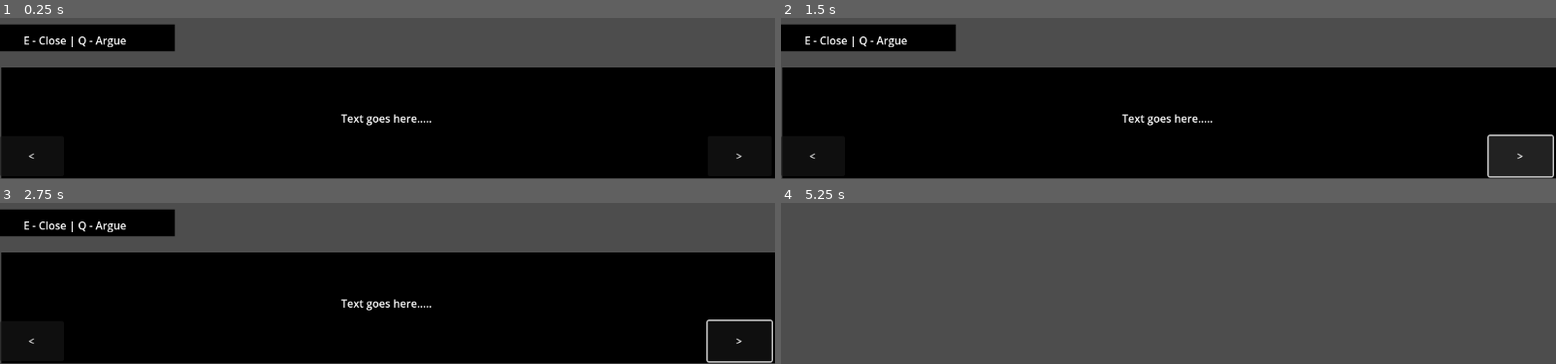
Above: before the commit, frames 1-4 (two rows, left to right).
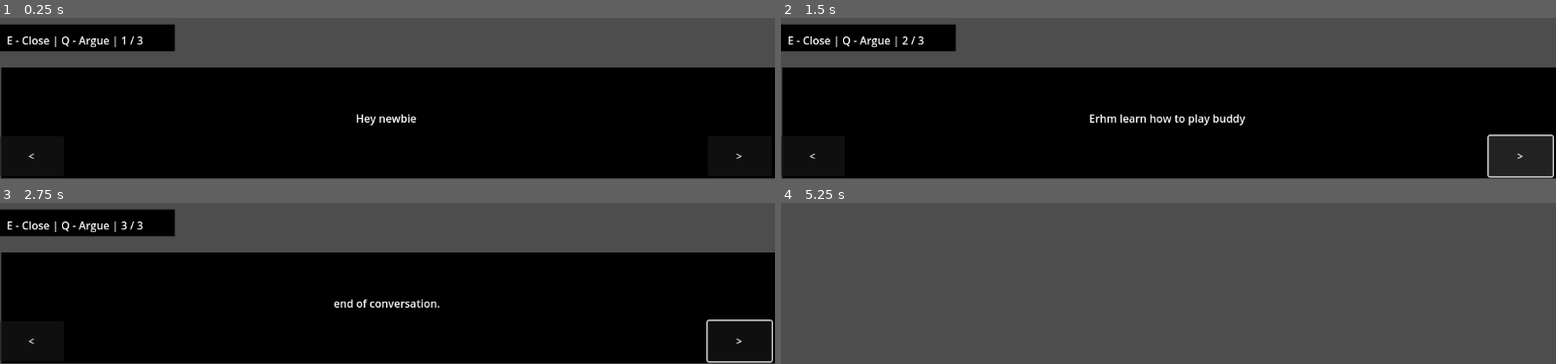
Above: after the commit, the same moments.

Repository: williby16/conspiracy
Game: Godot game, scene res://things/chat_screen.tscn
Same seed, same stepped clock (60 frames per second), same inputs: the game is played once before the commit and once after it. The project has no main scene, so this scene is started directly.
Inputs (mouse positions are in pixels of both pictures, inside the frame that each line leads up to):
- Up to frame 1 (0.25 s): no input
- Up to frame 2 (1.5 s): click "<" at 0.5 s; click ">" at 1.25 s
- Up to frame 3 (2.75 s): tap Enter at 2 s; move the mouse to (outside the picture) at 2.02 s; hold Right (right) from 2.03 s (still down); hold D (D) from 2.03 s (still down); tap S (S) at 2.3 s
- Up to frame 4 (5.25 s): tap Space (space) at 2.75, 4.25 s; move the mouse to (outside the picture) at 2.77 s; release Right (right) at 2.78 s; release D (D) at 2.78 s; hold Down (ui_down) 2.78-3.53 s; tap S (S) at 2.85, 3.8 s; tap D (D) at 3.05, 4.35 s; tap Enter at 3.5, 5 s; move the mouse to (outside the picture) at 3.52 s; hold Right (right) 3.53-4.28 s; hold A (A) 3.53-4.28 s; move the mouse to (1129, 233) at 4.27 s; hold Up (ui_up) 4.28-5.03 s; move the mouse to (1401, 211) at 5.02 s; hold Left (left) from 5.03 s (still down); hold S (S) from 5.03 s (still down); tap E (E) at 5.1 s

The runs differ from the first frame. In frame 1, 1.0% of the frame differs, in the area x 0-56%, y 11-67%; in frame 2, 1.3%, in the area x 0-60%, y 11-67%; in frame 3, 1.1%; in frame 4, nothing differs.
Error before the commit: Invalid call. Nonexistent function 'get_groups' in base 'Nil'. (res://Scripts/chat_screen.gd:30)

Commit message:
basic argue

Diff:
--- a/Scripts/argue_list_obj.gd
+++ b/Scripts/argue_list_obj.gd
@@ -13,8 +13,9 @@
 		notes = "Fatal Error"
 
 func set_text(txt : String):
-	$txt.clear();
-	$txt.add_text(txt);
+	#$txt.clear();
+	#$txt.add_text(txt);
+	$objBut.text = txt # works for buttons!
 
 # Called every frame. 'delta' is the elapsed time since the previous frame.
 func _process(delta: float) -> void:
@@ -31,6 +32,9 @@
 		thisPage.set_notes_text(notes);
 		thisPage.position = Vector2(400, 400);
 
+func _on_obj_but_pressed():
+	get_parent().get_parent().resolve_argue(myID)
+
 func notify_removal() -> void:
 	canCreate = true;
 
--- a/Scripts/chat_screen.gd
+++ b/Scripts/chat_screen.gd
@@ -27,7 +27,7 @@
 	$reminder.add_text("E - Close | Q - Argue | " + str(currTxt+1) + " / " + str(conversation["text"].size()))
 
 func load_conversation(ID):
-	print(ID.get_groups())
+	#print(ID.get_groups())
 	return {
 	"text": ["Hey newbie", "Erhm learn how to play buddy", "end of conversation."],
 	"argue": [{"tag->tag": "null"}, {"tag->tag": "null"}, {"tag->tag": "null"}]
@@ -60,6 +60,8 @@
 	add_child(this_menu);
 
 func resolve_argue(results):
+	print(results)
+	get_children()[-1].queue_free();
 	stop_argue()
 
 func stop_argue():
--- a/Scripts/cork_board.gd
+++ b/Scripts/cork_board.gd
@@ -54,9 +54,10 @@
 func _process(_delta: float) -> void:
 	#debug
 	if Input.is_action_just_pressed("left"):
-		print(photoIDs)
-		print(evidence)
-		print(alrCon)
+		pass
+		#print(photoIDs)
+		#print(evidence)
+		#print(alrCon)
 	update_lines();
 
 func logic_connect(photo1 : Node2D, photo2 : Node2D) -> void:
--- a/things/argue_list_obj.tscn
+++ b/things/argue_list_obj.tscn
@@ -12,16 +12,10 @@
 offset_bottom = 72.0
 text = "notes"
 
-[node name="ColorRect" type="ColorRect" parent="."]
-offset_right = 261.0
-offset_bottom = 75.0
-color = Color(0, 0, 0, 1)
-
-[node name="txt" type="RichTextLabel" parent="."]
+[node name="objBut" type="Button" parent="."]
 offset_right = 258.0
-offset_bottom = 77.0
-text = "hello"
-horizontal_alignment = 1
-vertical_alignment = 1
+offset_bottom = 72.0
+text = "fatal"
 
 [connection signal="pressed" from="Button" to="." method="_on_button_pressed"]
+[connection signal="pressed" from="objBut" to="." method="_on_obj_but_pressed"]
